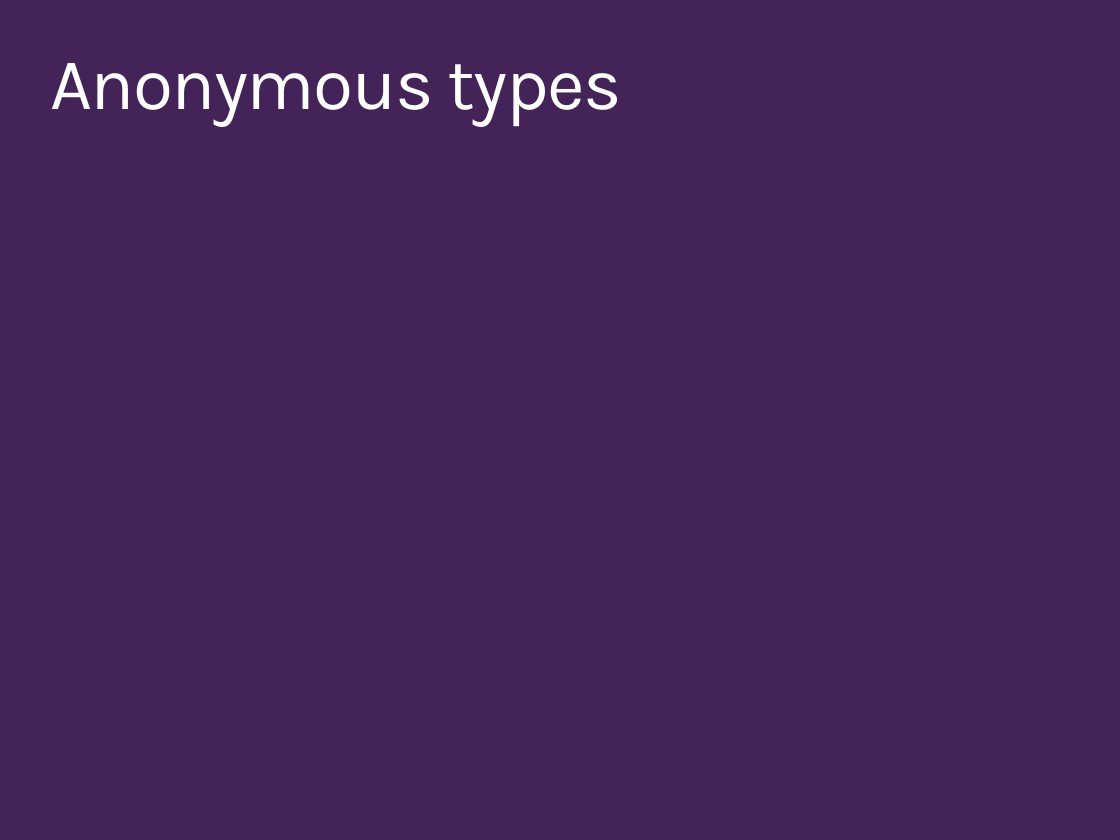
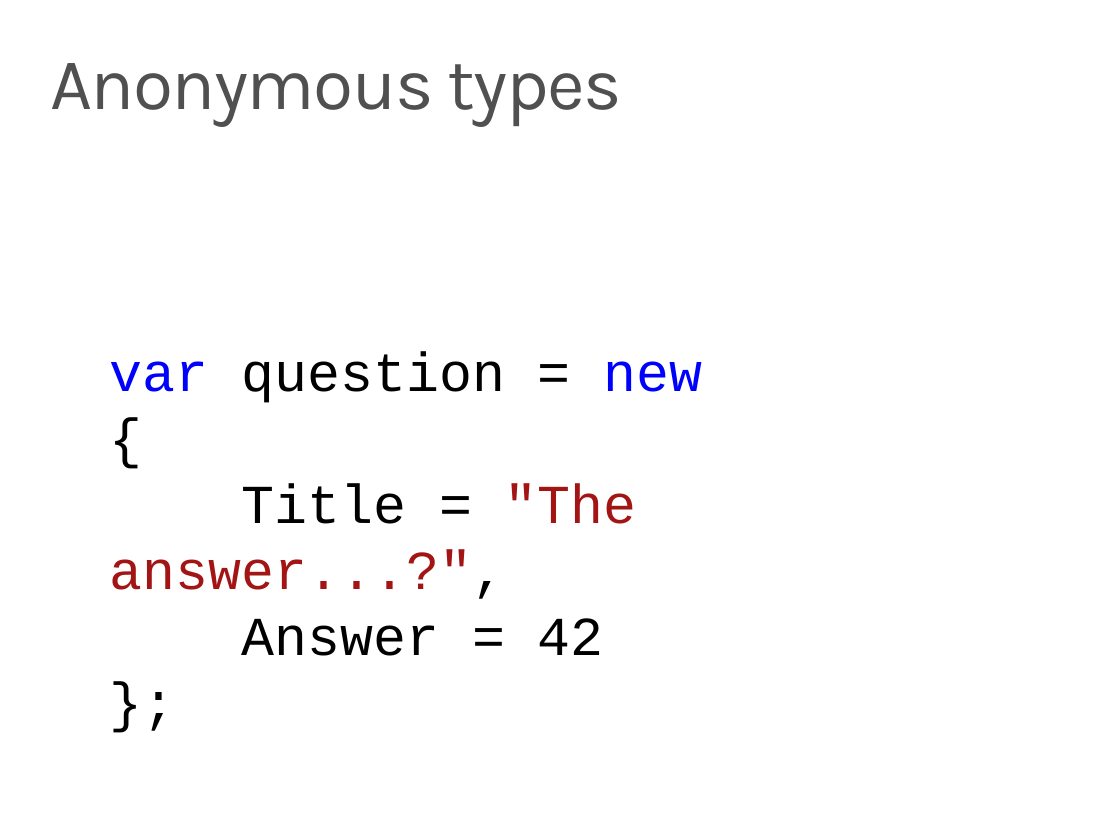
Before and after one commit to ondfisk/BDSA2018, a slide deck: slide 14 of Slides/Lecture03 - Lambdas and LINQ.pptx (slide 6 before the commit). Drawn at 1120x840 pixels with LibreOffice and Linux fonts; fonts in the diff are those of the drawing. Boxes give left, top, right and bottom in pixels: in the first picture for what was removed or moved away, otherwise in the second. Text is boxed around its words. In the diff, an @@ line names an element or a change of style, - is before the commit and + after.

Commit message:
Lecture 03 ready

```diff
--- a/Slides/Lecture03 - Lambdas and LINQ.pptx
+++ b/Slides/Lecture03 - Lambdas and LINQ.pptx
@@ background #442359 to #FFFFFF @@
@@ title "Anonymous types" at (50, 63, 622, 126): text colour #FFFFFF to #505050 @@
@@ text added at (110, 352, 703, 656), 36 pt, text #000000 @@
+var question = new
+{
+Title = "The answer...?",
+Answer = 42
+};
```
Also in this commit, not shown: 2 other slides changed, 13 slides added, 4 slides removed, 7 other files.
